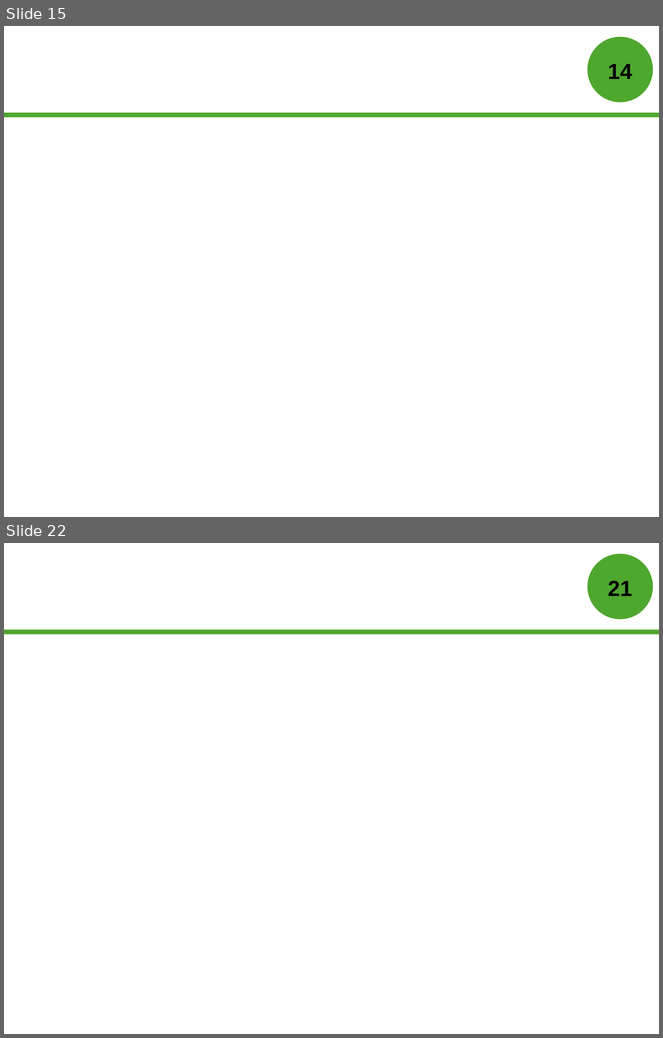
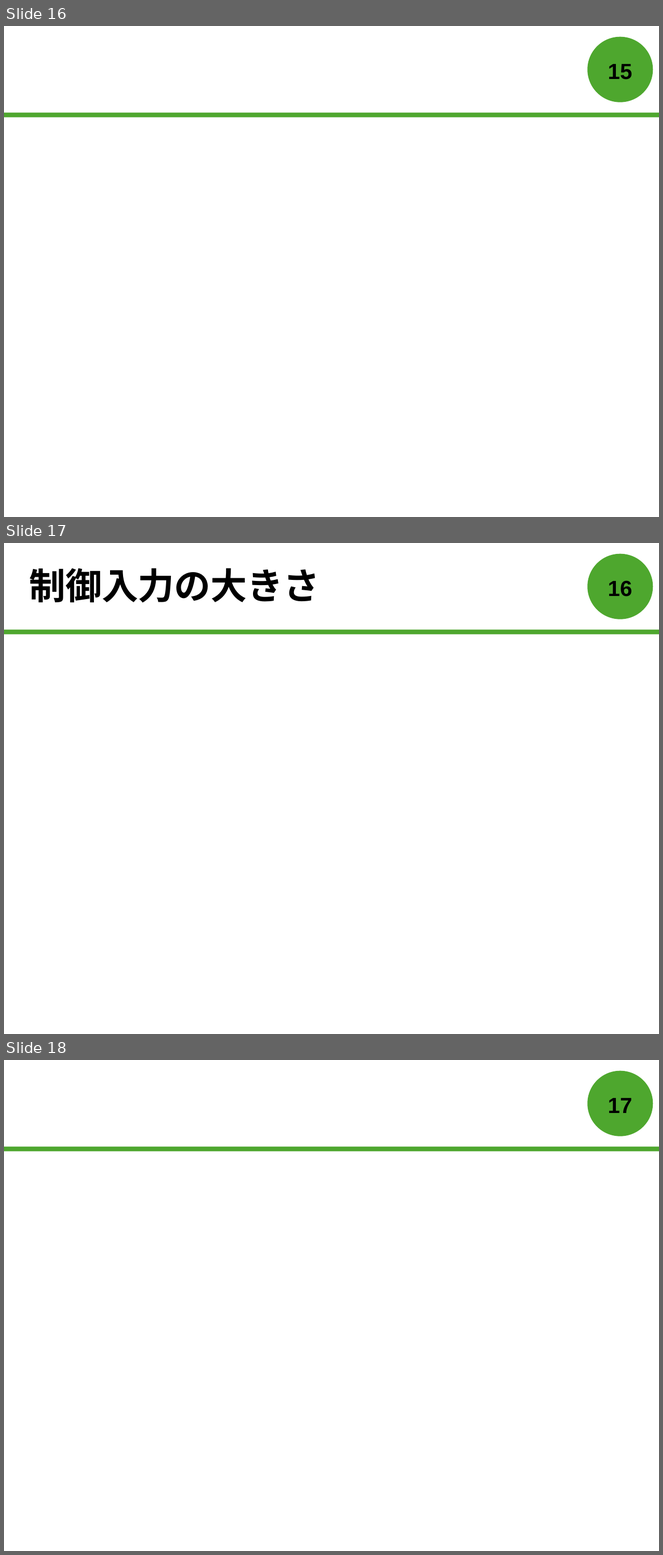
Before and after one commit to forest-book/MatlabLOSFormation, a slide deck: 森本皓斗.pptx. Shown one above the other, each under a label of ours: slides 15 and 22 before the commit, slides 16, 17 and 18 after it; the slides between them are not shown. The pictures are 663x1038 and 663x1555 pixels, drawn with LibreOffice and Linux fonts; fonts in the diff are those of the drawing; grey boxes stand for pictures. Boxes give left, top, right and bottom in pixels: in the first picture for what was removed or moved away, otherwise in the second. Text is boxed around its words. In the diff, an @@ line names an element or a change of style, - is before the commit and + after.

```diff
--- a/森本皓斗.pptx
+++ b/森本皓斗.pptx
@@ slide 17 added at [4,543,659,1034], background #FFFFFF; not listed: 2 template elements that a slide beside it also shows @@
@@ title added at [29,568,320,603], 40 pt, text #000000, bold @@
+制御入力の大きさ
@@ page number added at [608,580,633,597], 24 pt, text #000000, bold @@
+16
@@ what was slide 15 is now slide 16 @@
@@ page number at [608,64,633,80]: text changed @@
-14
+15
@@ what was slide 22 is now slide 18 @@
@@ page number at [608,1098,633,1113]: text changed @@
-21
+17
```
Also in this commit, not shown: 2 slides changed, 3 other slides added.
